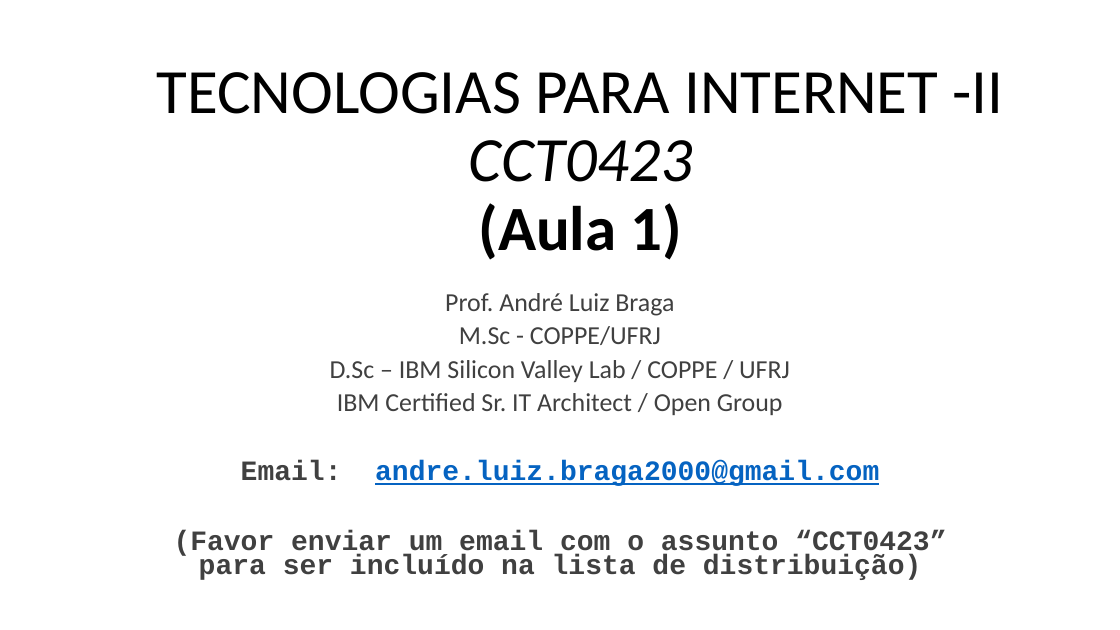
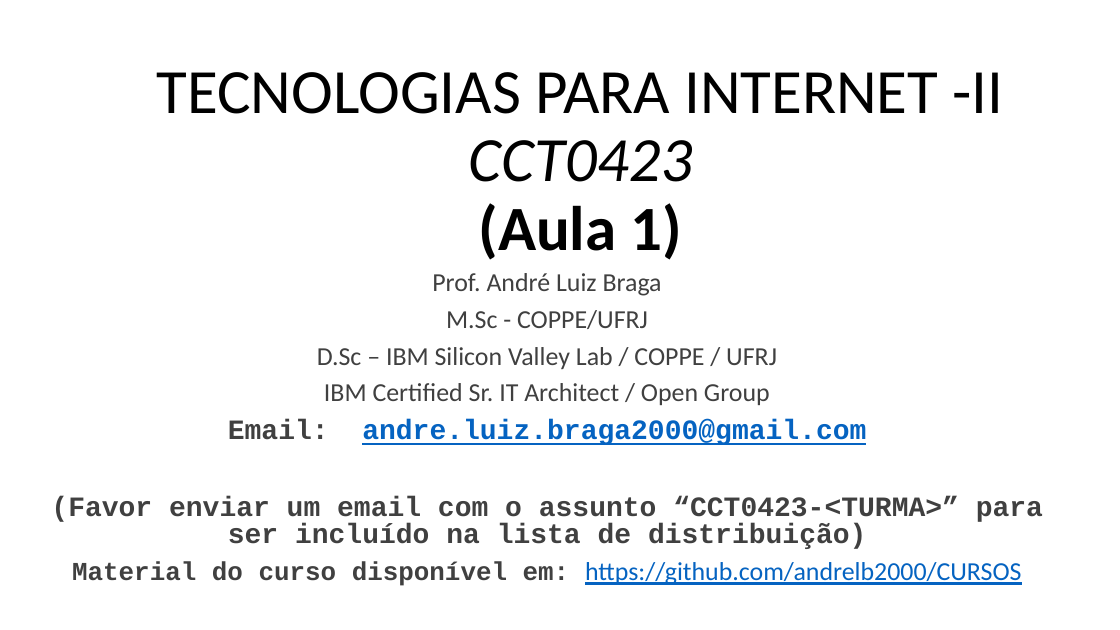
Before and after one commit to LeoCaronezi/CURSOS, a slide deck: slide 1 of TECNOLOGIAS PARA INTERNET II/SLIDES/TI-2_Aula_01..pptx. Drawn at 1120x630 pixels with LibreOffice and Linux fonts; fonts in the diff are those of the drawing. Boxes give left, top, right and bottom in pixels: in the first picture for what was removed or moved away, otherwise in the second. Text is boxed around its words. In the diff, an @@ line names an element or a change of style, - is before the commit and + after.

Commit message:
Update de Cursos

```diff
--- a/TECNOLOGIAS PARA INTERNET II/SLIDES/TI-2_Aula_01..pptx
+++ b/TECNOLOGIAS PARA INTERNET II/SLIDES/TI-2_Aula_01..pptx
@@ subtitle "Prof. André Luiz Braga": place and size @@
-subtitle "Prof. André Luiz Braga" at [174, 293, 946, 580]
+subtitle "Prof. André Luiz Braga" at [51, 273, 1043, 586]
@@ subtitle at [228, 273, 866, 445]: line spacing 0.7 to 0.8 @@
@@ subtitle at [51, 497, 1043, 586]: text changed @@
-(Favor enviar um email com o assunto “CCT0423” para ser incluído na lista de distribuição)
+(Favor enviar um email com o assunto “CCT0423-<TURMA>” para ser incluído na lista de distribuição)
+Material do curso disponível em: https://github.com/andrelb2000/CURSOS
```
Also in this commit, not shown: 6 other files.
